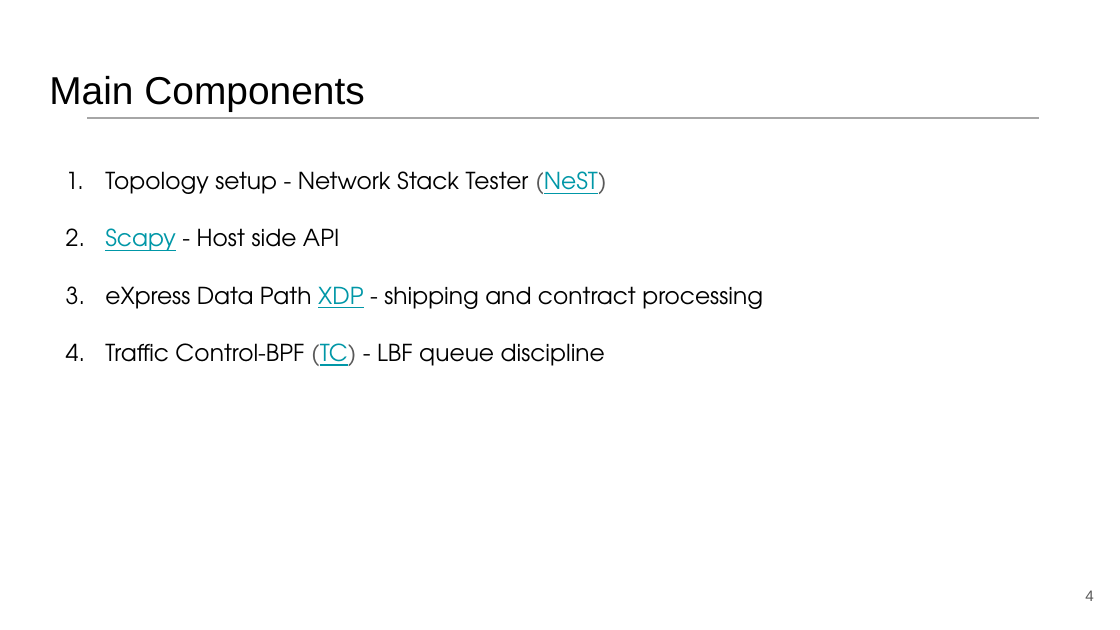
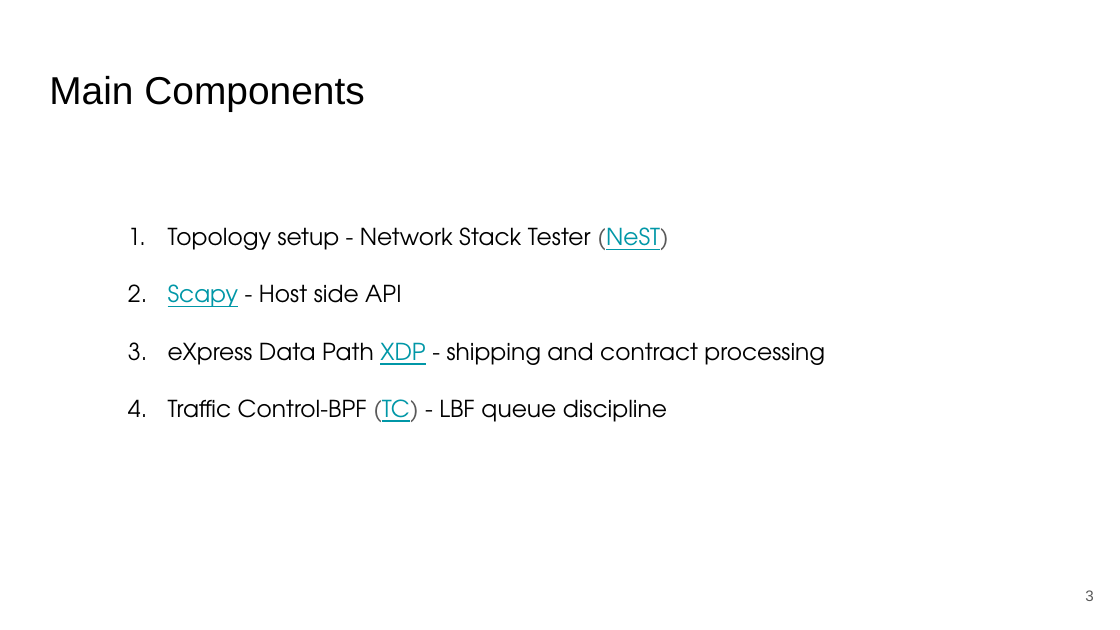
Before and after one commit to network2030/NewIP-Linux, a slide deck: slide 3 of docs/New IP Tutorial --Part-3.pptx (slide 4 before the commit). Drawn at 1120x630 pixels with LibreOffice and Linux fonts; fonts in the diff are those of the drawing. Boxes give left, top, right and bottom in pixels: in the first picture for what was removed or moved away, otherwise in the second. Text is boxed around its words. In the diff, an @@ line names an element or a change of style, - is before the commit and + after.

```diff
--- a/docs/New IP Tutorial --Part-3.pptx
+++ b/docs/New IP Tutorial --Part-3.pptx
@@ line removed from (87, 118) to (1040, 118) @@
@@ text "Topology setup - Network Stack ...": place and size @@
-text "Topology setup - Network Stack ..." at (105, 171, 763, 366)
+text "Topology setup - Network Stack ..." at (168, 227, 825, 422)
@@ page number at (1085, 590, 1093, 601): text changed @@
-4
+3
```
Also in this commit, not shown: 16 other slides changed, 1 slide added, 1 slide removed.
